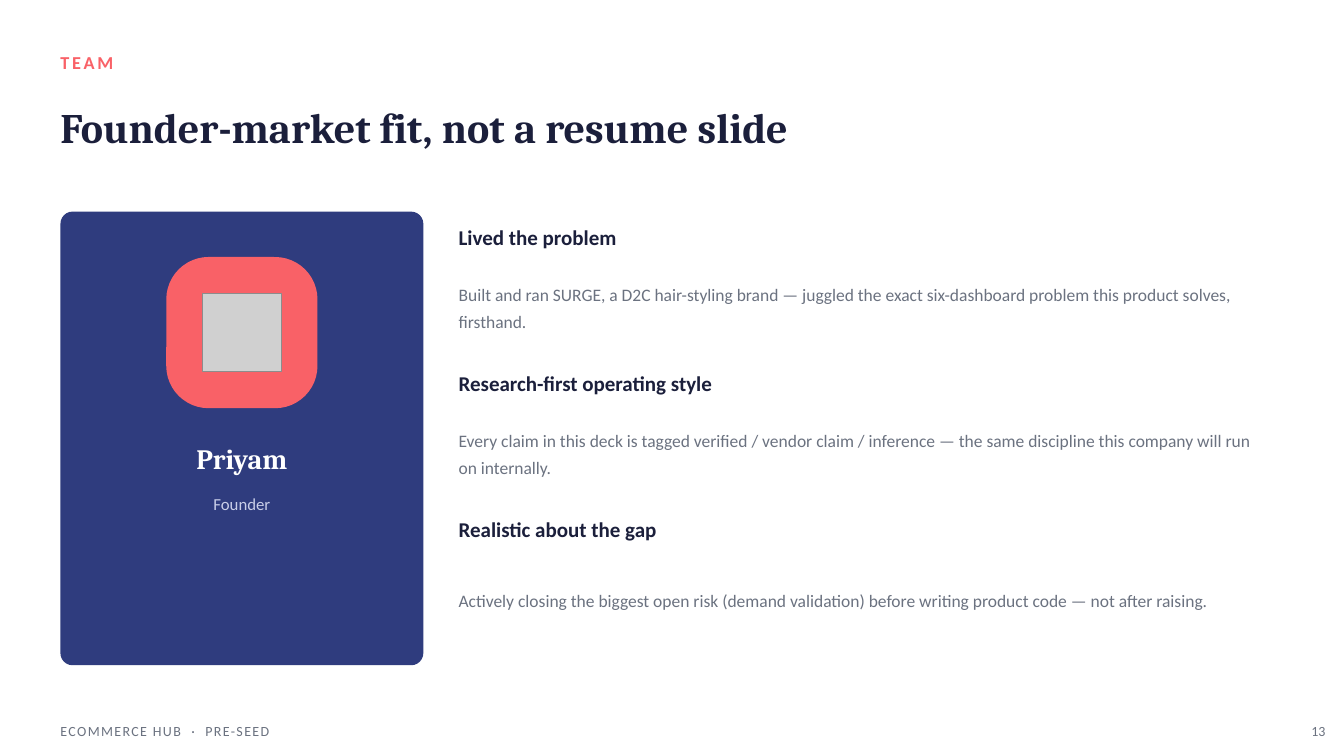
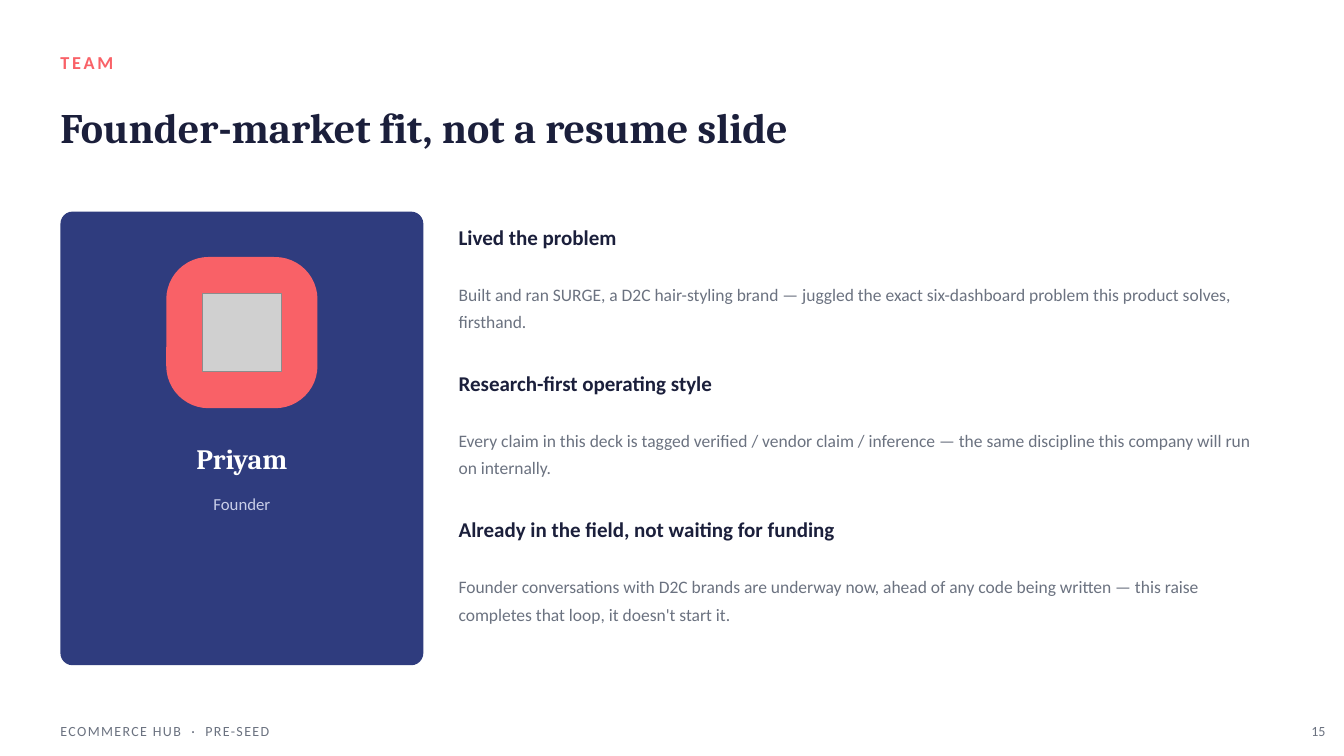
Before and after one commit to rupaparapriyam/priyam-ka-patora, a slide deck: slide 15 of A priyam ka patora/Startup Ideas/03 - Ecommerce Hub/Ecommerce_Hub_PreSeed_Deck.pptx (slide 13 before the commit). Drawn at 1344x756 pixels with LibreOffice and Linux fonts; fonts in the diff are those of the drawing; grey boxes stand for pictures. Boxes give left, top, right and bottom in pixels: in the first picture for what was removed or moved away, otherwise in the second. Text is boxed around its words. In the diff, an @@ line names an element or a change of style, - is before the commit and + after.

```diff
--- a/A priyam ka patora/Startup Ideas/03 - Ecommerce Hub/Ecommerce_Hub_PreSeed_Deck.pptx
+++ b/A priyam ka patora/Startup Ideas/03 - Ecommerce Hub/Ecommerce_Hub_PreSeed_Deck.pptx
@@ text at (x1=459, y1=522, x2=835, y2=541): text changed @@
-Realistic about the gap
+Already in the field, not waiting for funding
@@ text at (x1=459, y1=581, x2=1199, y2=624): text changed @@
-Actively closing the biggest open risk (demand validation) before writing product code — not after raising.
+Founder conversations with D2C brands are underway now, ahead of any code being written — this raise completes that loop, it doesn't start it.
@@ text at (x1=1311, y1=727, x2=1325, y2=736): text changed @@
-13
+15
```
Also in this commit, not shown: 9 other slides changed, 2 slides added, 2 other files.
